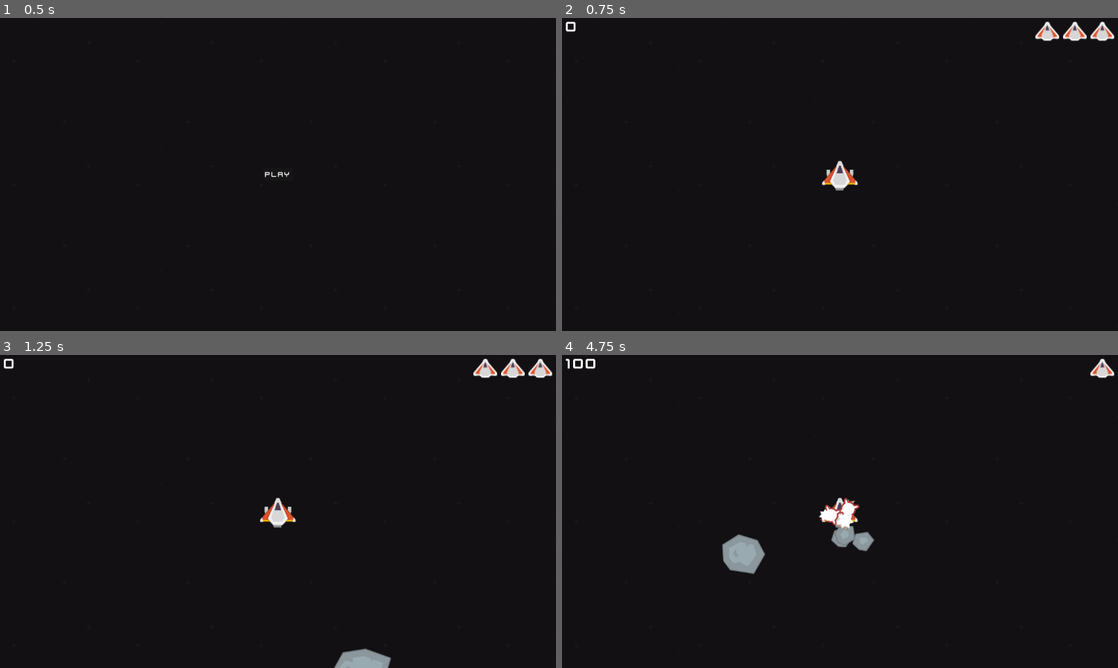
Above: before the commit, frames 1-4 (two rows, left to right).
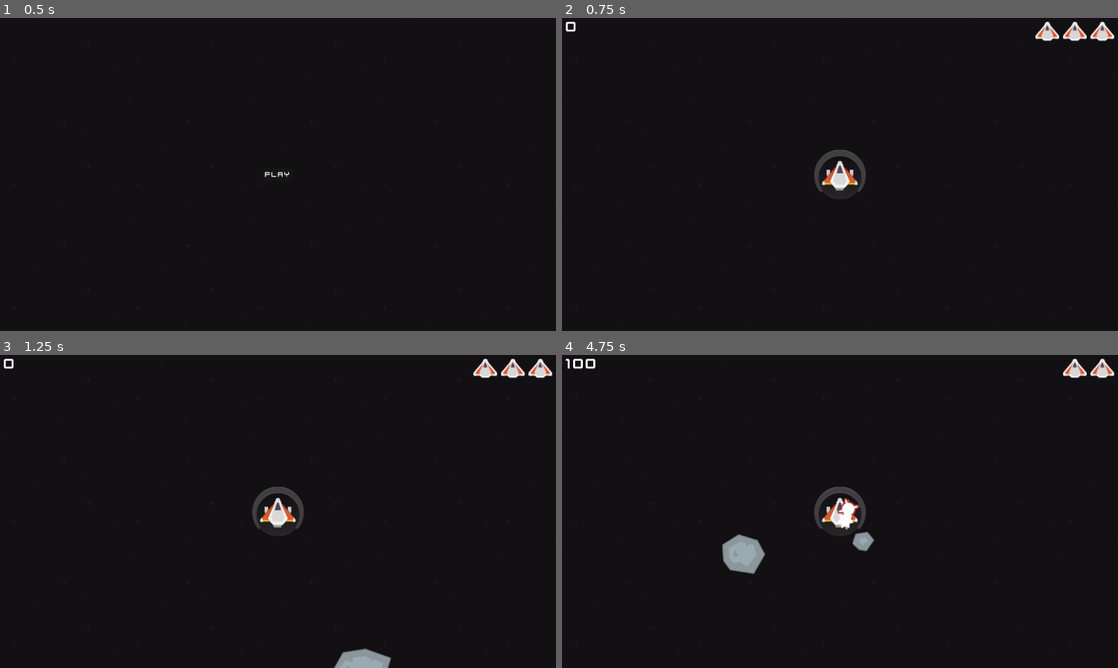
Above: after the commit, the same moments.

Repository: davi4046/asteroids_godot
Game: Godot game, scene res://scenes/main/main.tscn
Same seed, same stepped clock (60 frames per second), same inputs: the game is played once before the commit and once after it. Sound files missing from this copy of the repository are replaced by a short silence.
Inputs:
- Up to frame 1 (0.5 s): no input
- Up to frame 2 (0.75 s): click "PLAY" at 0.5 s
- Up to frame 3 (1.25 s): no input
- Up to frame 4 (4.75 s): click "PLAY" at 1.25 s; hold D (Turn Right) 2.03-2.78 s; tap Space (Shoot Lasers) every 0.75 s from 2.1 to 4.35 s; hold A (Turn Left) 2.78-3.53 s; hold D (Turn Right) 3.53-4.28 s; hold W (Accelerate) from 4.28 s (still down)

Frame 1 is identical in both runs. In frame 2, 0.3% of the frame differs, in the area x 45-55%, y 42-56%; in frame 3, 0.3%; in frame 4, 0.8%, in the area x 45-95%, y 1-62%.

Commit message:
Spawn player with temporary shield

Diff:
--- a/autoload/GameMode.gd
+++ b/autoload/GameMode.gd
@@ -55,6 +55,10 @@
 	player.connect("player_died", _on_player_died)
 	world.call_deferred("add_child", player)
 
+	var shield = preload("res://scenes/player_shield/shield.tscn").instantiate()
+	player.call_deferred("add_child", shield)
+
+
 
 func _on_player_died():
 	lives -= 1
--- /dev/null
+++ b/scenes/player_shield/shield.gd
@@ -0,0 +1,9 @@
+extends StaticBody2D
+
+
+func _process(_delta):
+	global_rotation = 0
+
+
+func _on_timer_timeout():
+	queue_free()
--- /dev/null
+++ b/scenes/player_shield/shield.tscn
@@ -0,0 +1,25 @@
+[gd_scene load_steps=4 format=3 uid="uid://27fn2jnmkygq"]
+
+[ext_resource type="Script" path="res://scenes/player_shield/shield.gd" id="1_bmjjj"]
+[ext_resource type="Texture2D" uid="uid://cko3m6xacy8bs" path="res://assets/textures/shield3.png" id="1_ktb58"]
+
+[sub_resource type="CircleShape2D" id="CircleShape2D_wiwlu"]
+radius = 55.0
+
+[node name="Shield" type="StaticBody2D"]
+collision_mask = 2
+script = ExtResource("1_bmjjj")
+
+[node name="Shield3" type="Sprite2D" parent="."]
+scale = Vector2(0.75, 0.75)
+texture = ExtResource("1_ktb58")
+
+[node name="CollisionShape2D" type="CollisionShape2D" parent="."]
+shape = SubResource("CircleShape2D_wiwlu")
+
+[node name="Timer" type="Timer" parent="."]
+wait_time = 3.0
+one_shot = true
+autostart = true
+
+[connection signal="timeout" from="Timer" to="." method="_on_timer_timeout"]
Binary file added: assets/textures/shield3.png
Not shown, added: assets/textures/shield3.png.import
